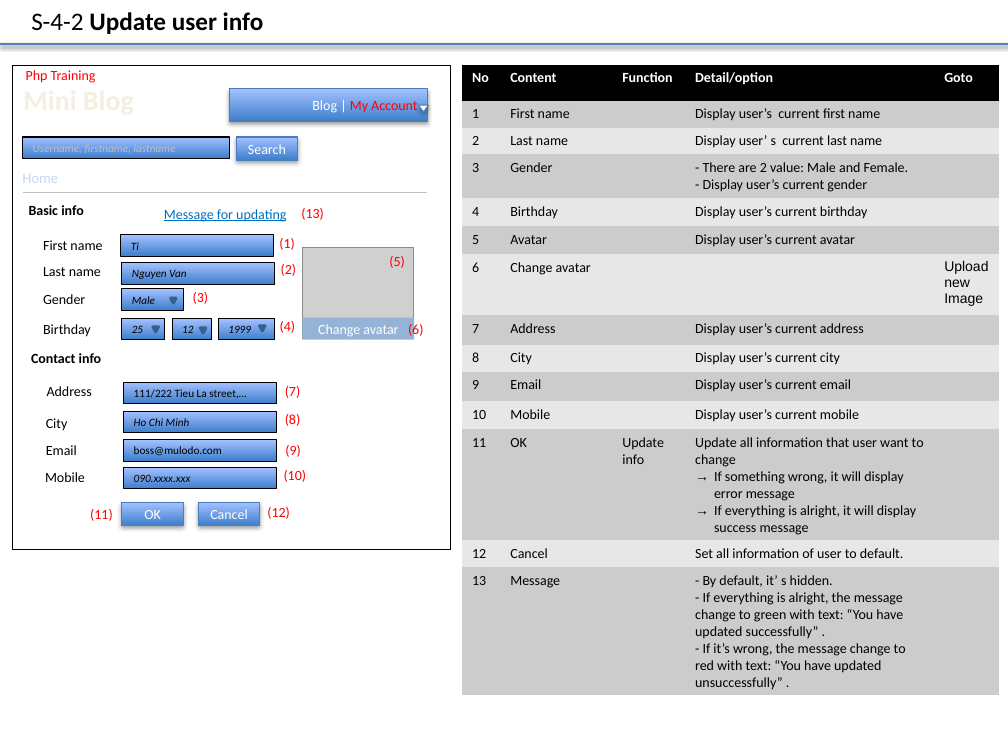
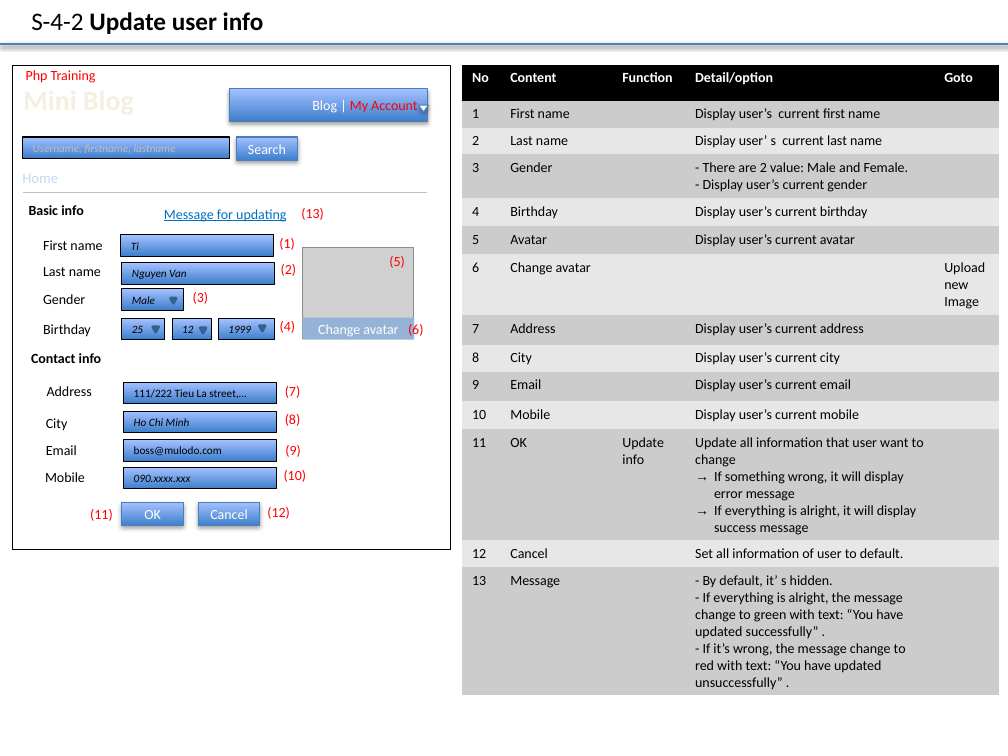
Before and after one commit to truong-vu-mulodo/mini-blog, a slide deck: slide 6 of php/tam-v.anh/doc/detail_design/frontend/wireframe/MiniBlog_Wireframe_Ver_0.1.0.pptx. Drawn at 1008x756 pixels with LibreOffice and Linux fonts; fonts in the diff are those of the drawing; grey boxes stand for pictures. Boxes give left, top, right and bottom in pixels: in the first picture for what was removed or moved away, otherwise in the second. Text is boxed around its words. In the diff, an @@ line names an element or a change of style, - is before the commit and + after.

```diff
--- a/php/tam-v.anh/doc/detail_design/frontend/wireframe/MiniBlog_Wireframe_Ver_0.1.0.pptx
+++ b/php/tam-v.anh/doc/detail_design/frontend/wireframe/MiniBlog_Wireframe_Ver_0.1.0.pptx
@@ table at [462,65,998,711] @@
@@ font Arial to Calibri in "Upload new Image" @@
```
Also in this commit, not shown: 3 other slides changed, 2 slides added.
